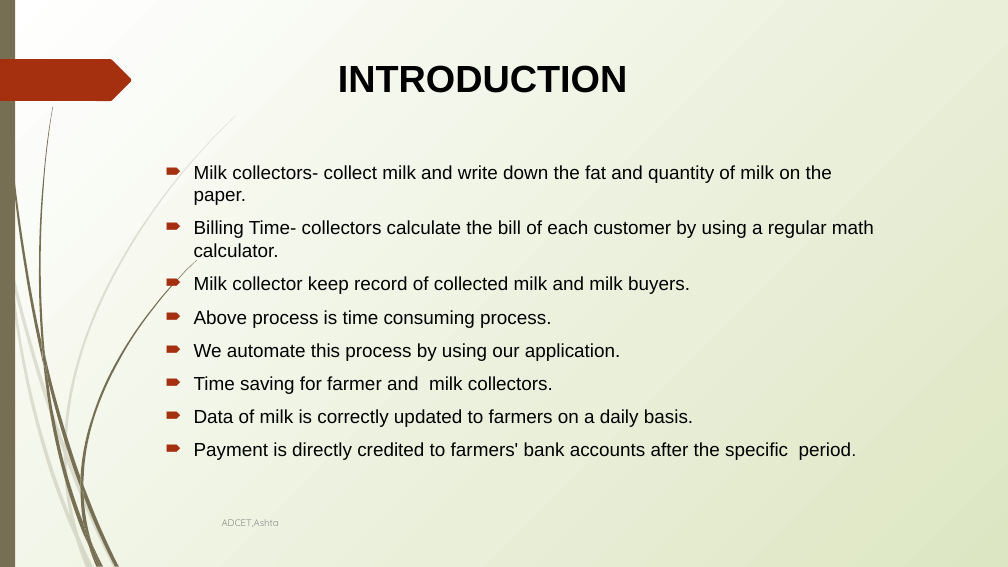
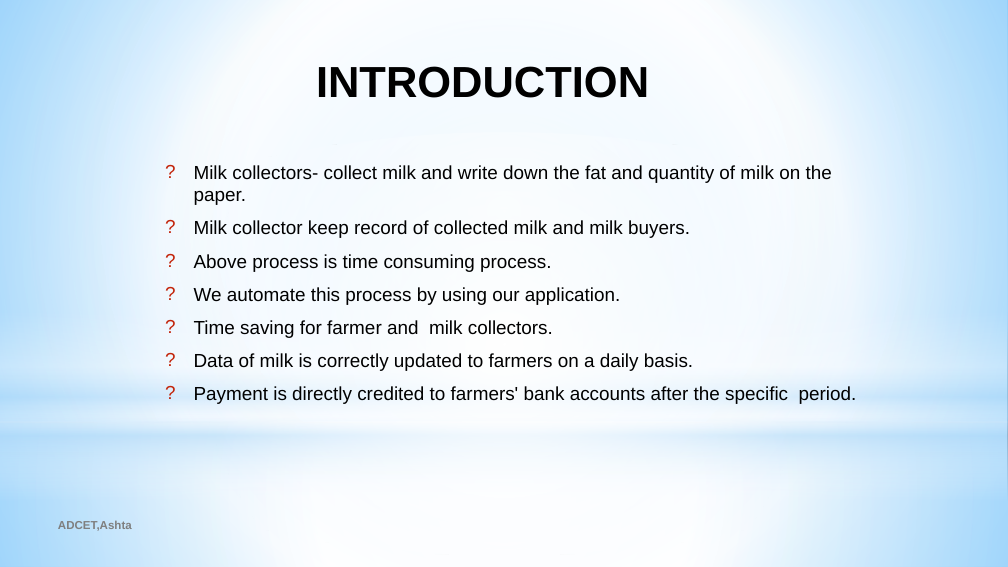
Before and after one commit to Nishant0073/Dudhaganga-Dairy-Application, a slide deck: slide 3 of Documents/G33PPT.pptx (slide 4 before the commit). Drawn at 1008x567 pixels with LibreOffice and Linux fonts; fonts in the diff are those of the drawing. Boxes give left, top, right and bottom in pixels: in the first picture for what was removed or moved away, otherwise in the second. Text is boxed around its words. In the diff, an @@ line names an element or a change of style, - is before the commit and + after.

```diff
--- a/Documents/G33PPT.pptx
+++ b/Documents/G33PPT.pptx
@@ background gradient #FFFFFF to #DDE6C3 to gradient #99D4FE to #FFFFFF to #54BDFF @@
@@ rectangle removed at (0,0,15,567) @@
@@ rectangle added at (0,0,1008,422), fill gradient #FFFFFF to #B4DCFA @@
@@ freeform shape removed at (0,59,132,101) @@
@@ title "INTRODUCTION" at (316,66,649,98): size 36 to 41.4 pt @@
@@ ellipse added at (0,132,1008,554), fill gradient #FFFFFF @@
@@ text "Milk collectors- collect milk and ..." at (194,165,857,404): size 16 to 18 pt in "period."; bullet 🠶 to ?; bullet colour #A53010 to #C3260C @@
@@ text at (194,220,874,262): paragraph removed @@
-🠶 Billing Time- collectors calculate the bill of each customer by using a regular math calculator.
@@ rectangle added at (0,312,1008,501), fill gradient #FFFFFF to #B4DCFA @@
@@ rectangle added at (0,422,1008,567), fill gradient #FFFFFF to #B4DCFA @@
@@ text "ADCET,Ashta": place and size @@
-text "ADCET,Ashta" at (222,519,279,527)
+text "ADCET,Ashta" at (58,521,132,531)
@@ text "ADCET,Ashta" at (58,521,132,531): size 9 to 11 pt, font Quicksand to Arial, text colour #888888 to #7F7F7F, bold on @@
@@ group removed at (0,116,236,567): 10 freeform shapes @@
@@ group removed at (2,0,197,567): 12 freeform shapes @@
```
Also in this commit, not shown: 9 other slides changed, 5 slides added, 3 slides removed.
